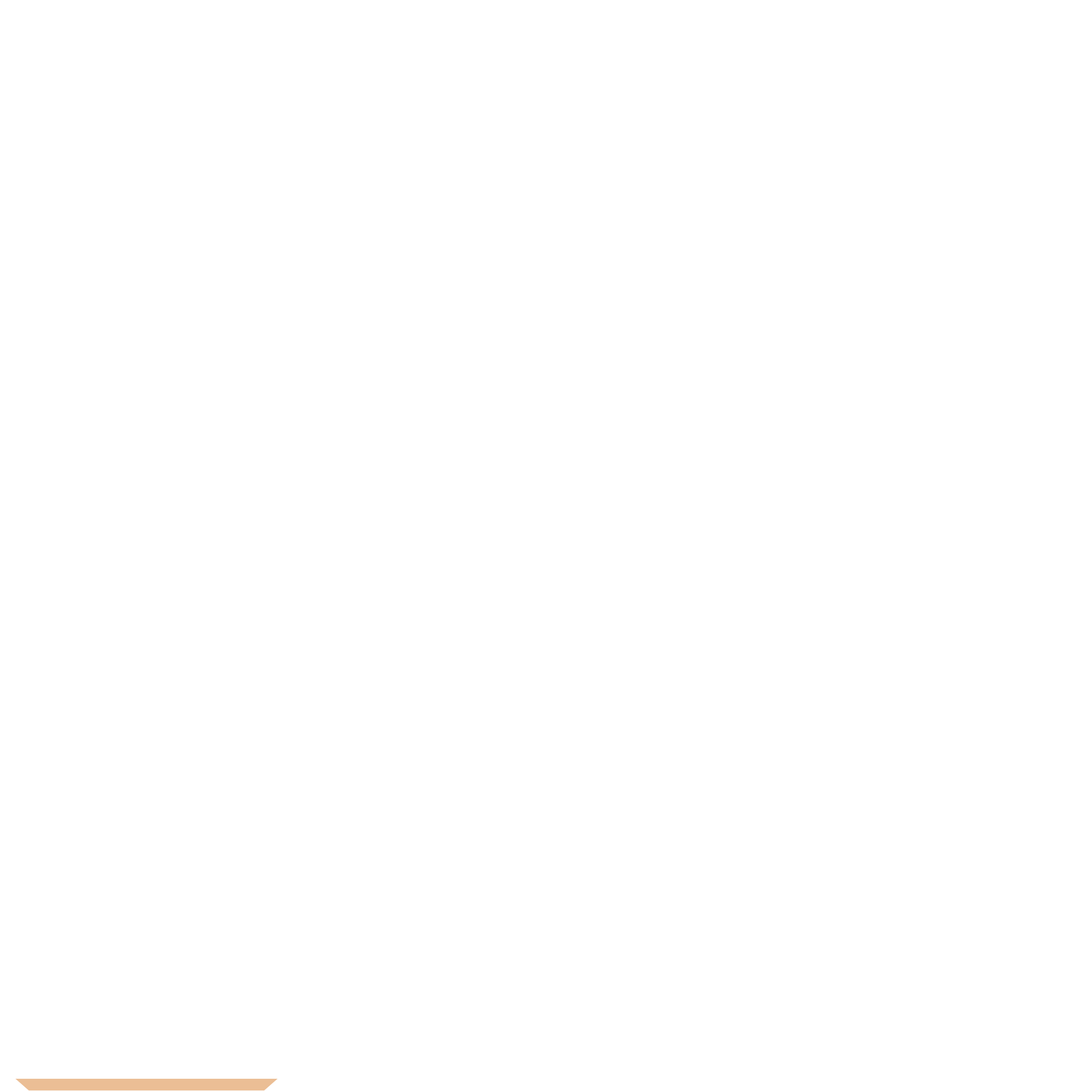
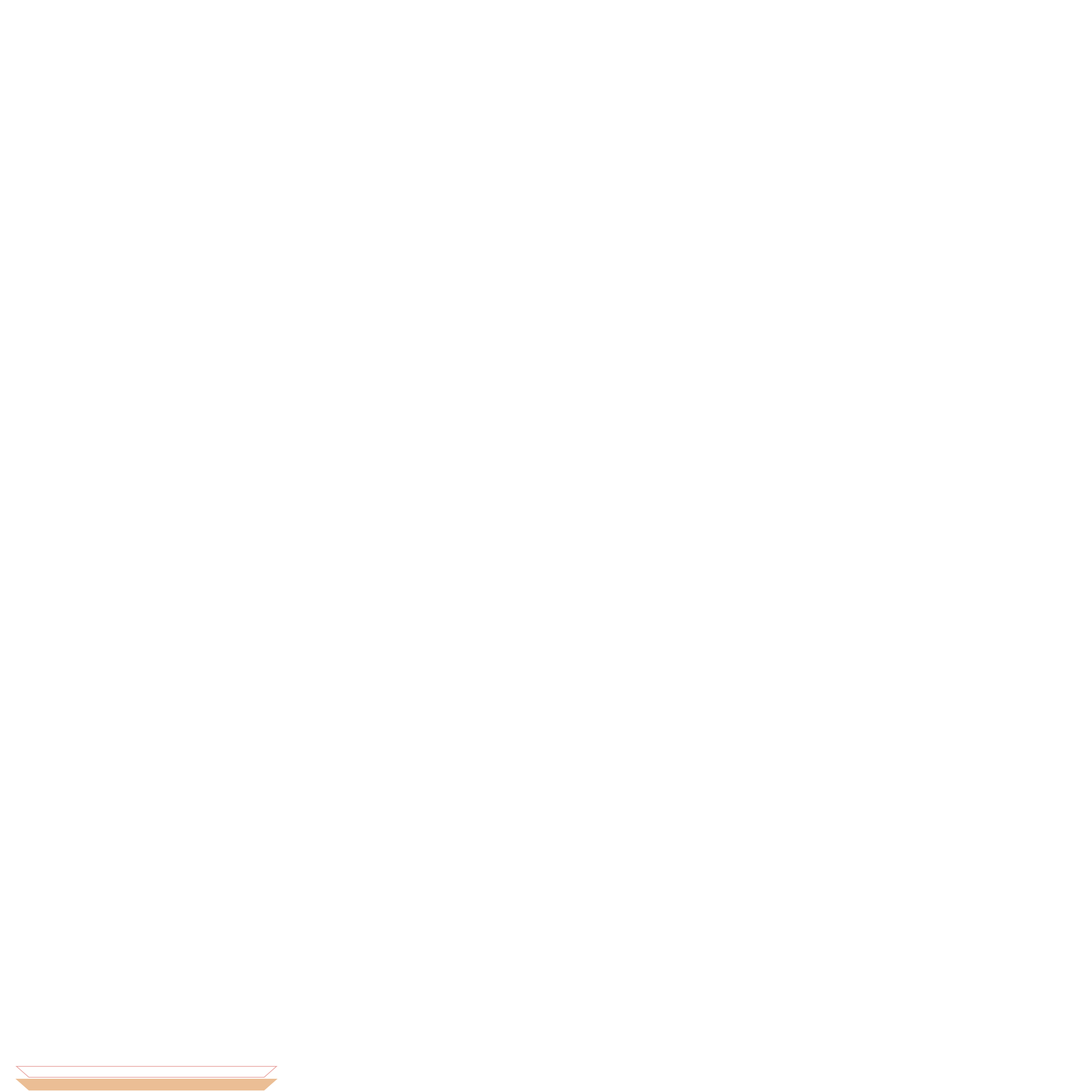
Before/after of a 1091×1091 layered artwork. What changed in the layer stack:
added layer "Прямоугольник 2 копия 4" (50%) above "Прямоугольник 2 копия 3" over [15, 1066, 278, 1079]
